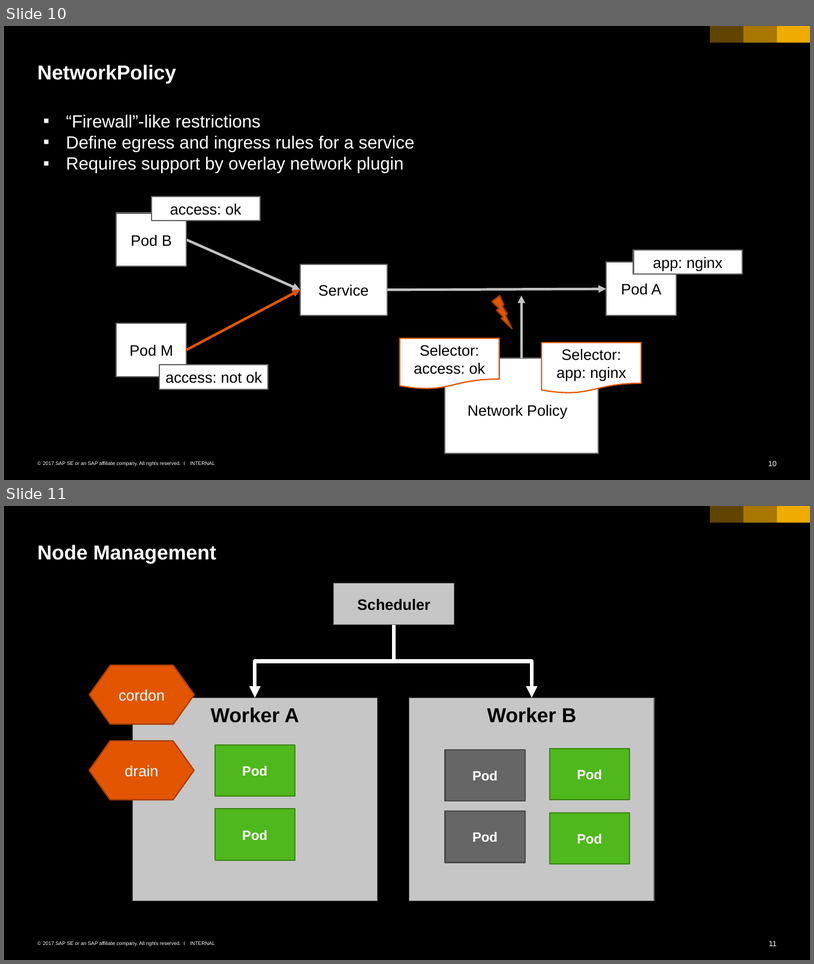
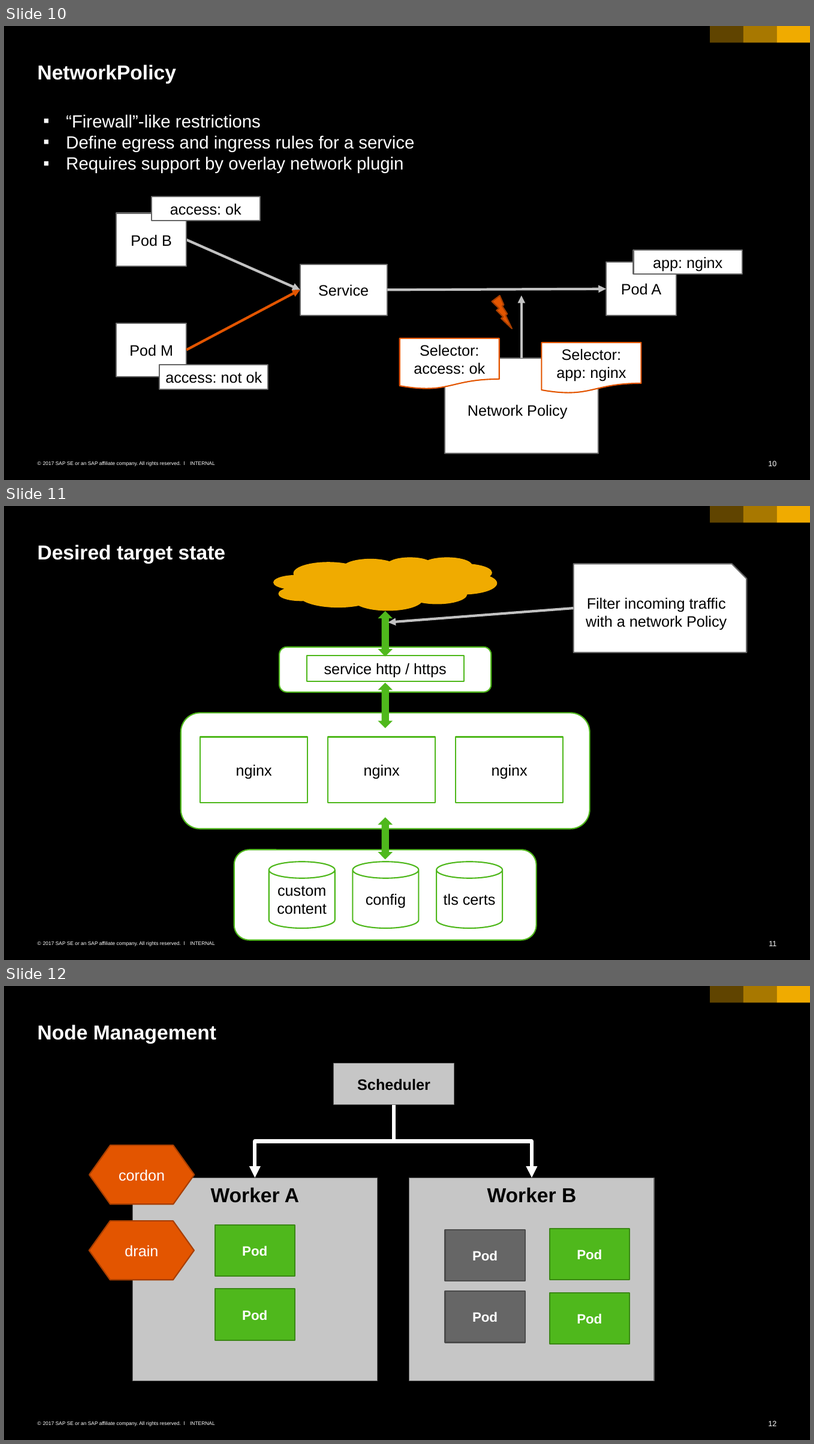
Before and after one commit to cuijiyao01/docker-k8s-training, a slide deck: kubernetes/08_administration.pptx. Shown one above the other, each under a label of ours: slides 10 and 11 before the commit, slides 10, 11 and 12 after it. The pictures are 814x964 and 814x1444 pixels, drawn with LibreOffice and Linux fonts; fonts in the diff are those of the drawing. Boxes give left, top, right and bottom in pixels: in the first picture for what was removed or moved away, otherwise in the second. Text is boxed around its words. In the diff, an @@ line names an element or a change of style, - is before the commit and + after.

Commit message:
added "big picture" for exercise

```diff
--- a/kubernetes/08_administration.pptx
+++ b/kubernetes/08_administration.pptx
@@ slide 11 added at box(4, 506, 810, 960), background #000000; not listed: 6 template elements that a slide beside it also shows @@
@@ title added at box(38, 544, 225, 564), 24 pt, text #FFFFFF, bold @@
+Desired target state
@@ cloud added at box(273, 557, 497, 610), fill #F0AB00 @@
@@ snip rect added at box(573, 564, 746, 652), fill #FFFFFF, outline #666666 1.5 pt, 18 pt, text #000000 @@
+Filter incoming traffic with a network Policy
@@ up down arrow added at box(378, 610, 393, 656), fill #4FB81C @@
@@ arrow added from (573, 608) to (389, 622), #C2C2C2 3 pt @@
@@ rounded rectangle added at box(279, 647, 491, 691), fill #FFFFFF, outline #4FB81C 1.5 pt @@
@@ rectangle added at box(307, 655, 464, 681), fill #FFFFFF, outline #4FB81C 1.5 pt, 18 pt, text #000000 @@
+service http / https
@@ up down arrow added at box(378, 682, 393, 728), fill #4FB81C @@
@@ group added at box(180, 713, 590, 829): 3 rectangles, 1 rounded rectangle @@
+nginx
+nginx
+nginx
@@ up down arrow added at box(378, 817, 393, 858), fill #4FB81C @@
@@ group added at box(234, 849, 537, 939): 3 cylinders, 1 rounded rectangle @@
+custom content
+config
+tls certs
@@ what was slide 11 is now slide 12 @@
@@ page number at box(768, 1420, 777, 1426): text changed @@
-11
+12
```
